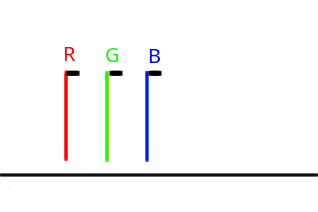
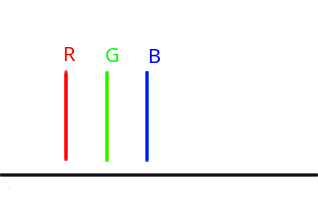
Before/after of a (318, 212) layered artwork. What changed in the layer stack:
removed group "Colour picker pointer" (3 layers) from group "Ui Colour picker" over (x1=66, y1=70, x2=162, y2=76)
removed layer "UI colour picker pointer blue" from group "Colour picker pointer" over (x1=148, y1=70, x2=162, y2=76)
removed layer "UI colour picker pointer green" from group "Colour picker pointer" over (x1=109, y1=70, x2=123, y2=76)
removed layer "UI colour picker pointer red" from group "Colour picker pointer" over (x1=66, y1=70, x2=80, y2=76)
